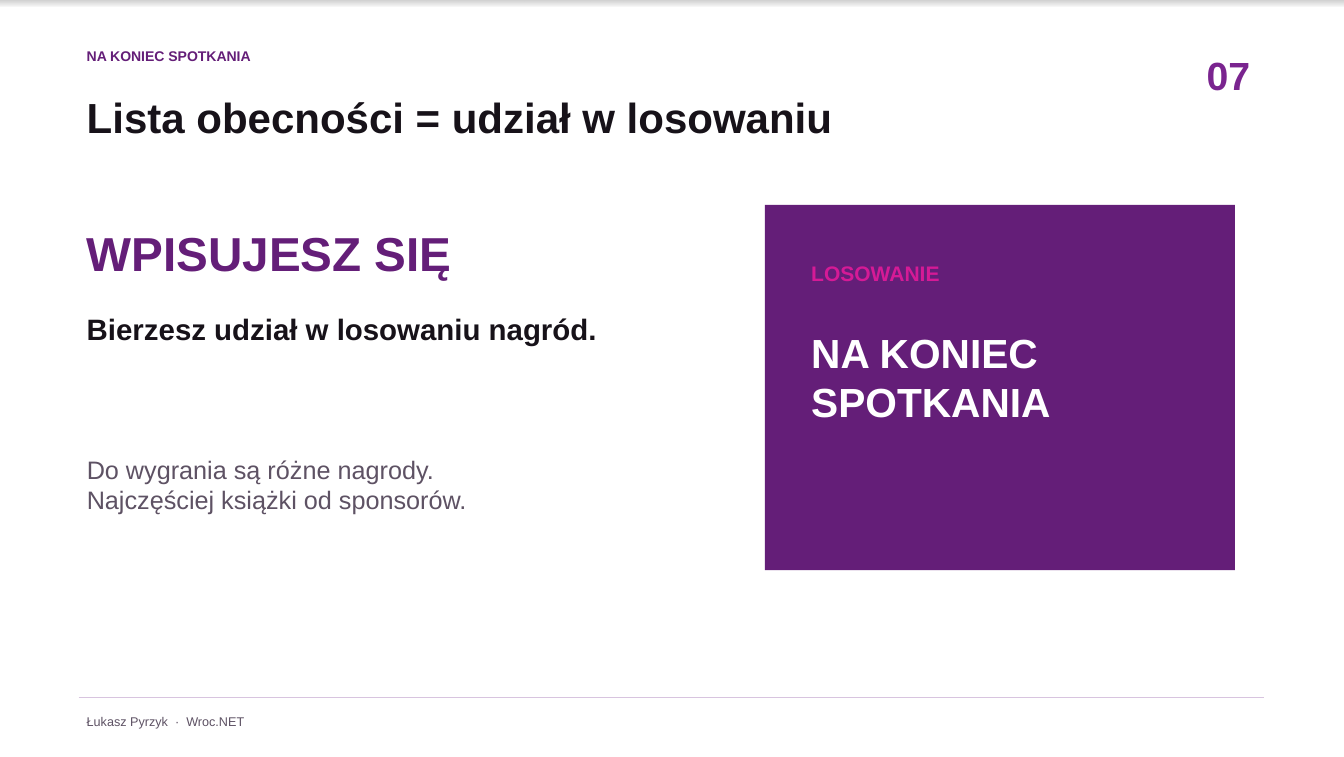
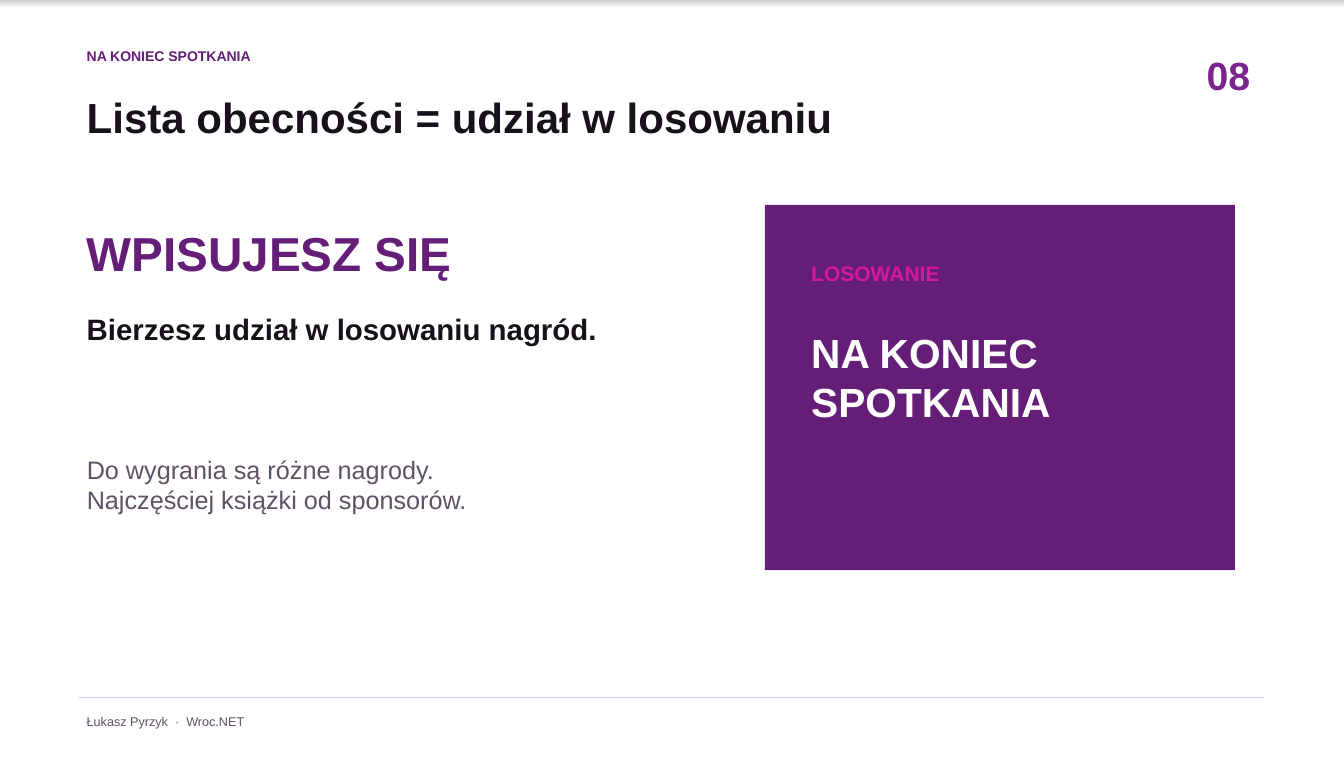
Before and after one commit to lukasz-pyrzyk/wrocnet.org, a slide deck: slide 8 of slides/171/2026-10-20-171-spotkanie.pptx (slide 7 before the commit). Drawn at 1344x757 pixels with LibreOffice and Linux fonts; fonts in the diff are those of the drawing. Boxes give left, top, right and bottom in pixels: in the first picture for what was removed or moved away, otherwise in the second. Text is boxed around its words. In the diff, an @@ line names an element or a change of style, - is before the commit and + after.

```diff
--- a/slides/171/2026-10-20-171-spotkanie.pptx
+++ b/slides/171/2026-10-20-171-spotkanie.pptx
@@ text at [1207, 62, 1251, 91]: text changed @@
-07
+08
```
Also in this commit, not shown: 12 other slides changed, 1 slide added, 3 other files.
